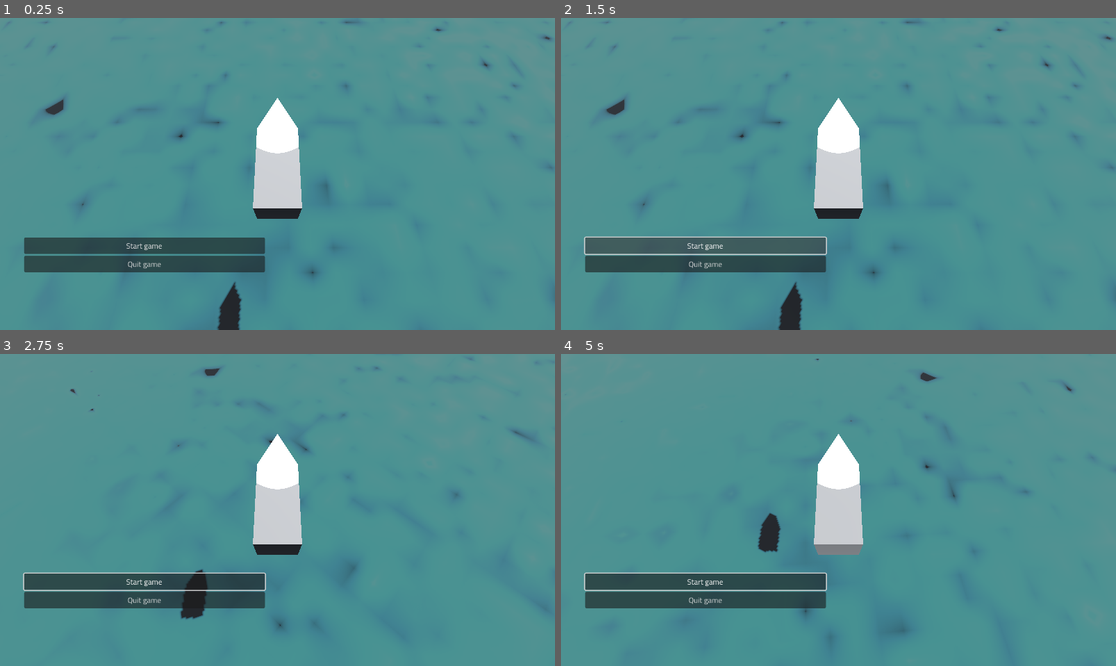
Above: before the commit, frames 1-4 (two rows, left to right).
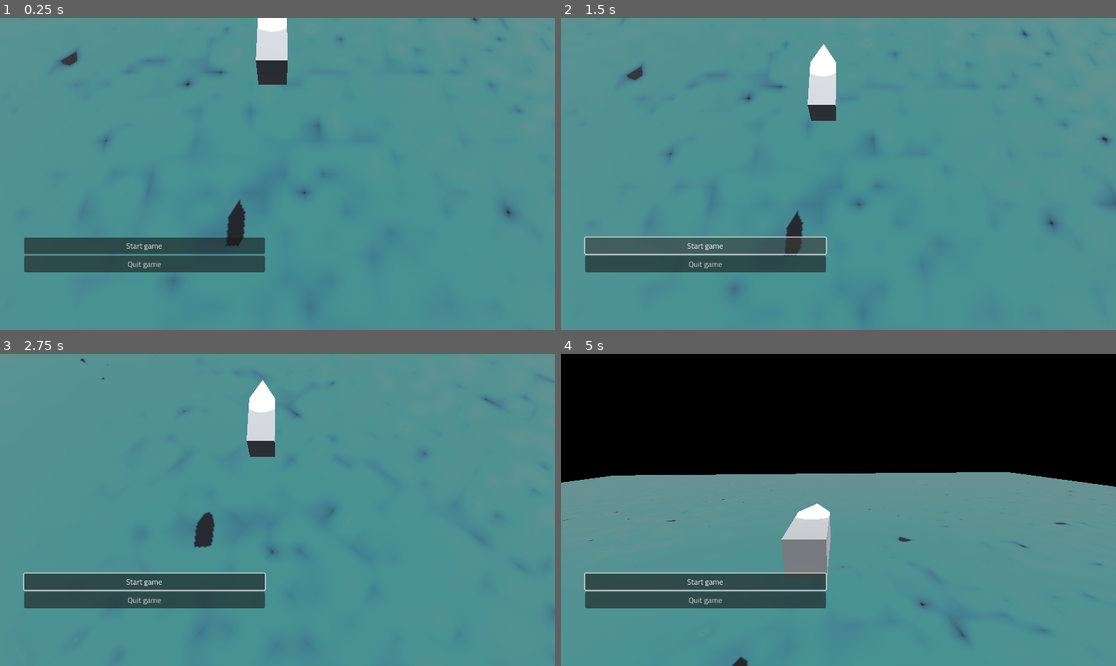
Above: after the commit, the same moments.

Repository: qkas/FGJ2025
Game: Godot game, scene res://scenes/sea/game.tscn
Two runs of this game, one before a commit and one after it. Both use one fixed random seed, a clock stepped at 60 frames per second and the inputs below.
Inputs (mouse positions are in pixels of both pictures, inside the frame that each line leads up to):
- Up to frame 1 (0.25 s): no input
- Up to frame 2 (1.5 s): click "Start game" at 0.5 s; click "Start game" at 1.25 s
- Up to frame 3 (2.75 s): tap Enter at 2 s; move the mouse to (399, 494) at 2.02 s; hold D (right) from 2.03 s (still down); hold C from 2.03 s (still down); click (399, 494) at 2.17 s
- Up to frame 4 (5 s): release D (right) at 2.75 s; release C at 2.75 s; drag from (727, 525) to (810, 572) at 2.77 s; move the mouse to (894, 441) at 3.52 s; hold D (right) 3.53-4.25 s; hold C 3.53-4.25 s; drag from (810, 572) to (672, 463) at 4.27 s

The runs differ from the first frame. In frame 1, 5.6% of the frame differs, in the area x 1-100%, y 0-100%; in frame 2, 5.4%; in frame 3, 5.1%; in frame 4, 48%, in the area x 0-100%, y 0-100%.
Error before the commit: Attempt to call function 'play' in base 'null instance' on a null instance. (res://entities/boat/boat.gd:26)

Commit message:
Boat scene updates

Diff:
--- a/entities/boat/boat.tscn
+++ b/entities/boat/boat.tscn
@@ -1,6 +1,83 @@
-[gd_scene load_steps=5 format=3 uid="uid://bcg8fh3r04t2h"]
+[gd_scene load_steps=9 format=3 uid="uid://bcg8fh3r04t2h"]
 
 [ext_resource type="Script" path="res://entities/boat/boat.gd" id="1_ofn0i"]
+
+[sub_resource type="GDScript" id="GDScript_vv3sf"]
+script/source = "extends Camera3D
+
+var camera_end_position : Vector3 = Vector3(0.6, 1.5, 1.28)
+var camera_end_rotation : Vector3 = Vector3.ZERO
+# Called when the node enters the scene tree for the first time.
+func _ready() -> void:
+	pass # Replace with function body.
+	var tween = create_tween()
+	tween.tween_property(self, \"position\", camera_end_position, 0.85)
+	tween.tween_property(self, \"rotation\", camera_end_rotation, 0.85)
+
+# Called every frame. 'delta' is the elapsed time since the previous frame.
+func _process(delta: float) -> void:
+	pass
+"
+
+[sub_resource type="Animation" id="Animation_hqcp6"]
+resource_name = "zoom_in"
+tracks/0/type = "value"
+tracks/0/imported = false
+tracks/0/enabled = true
+tracks/0/path = NodePath("..:rotation")
+tracks/0/interp = 1
+tracks/0/loop_wrap = true
+tracks/0/keys = {
+"times": PackedFloat32Array(0, 0.5, 1),
+"transitions": PackedFloat32Array(1, 1.18921, 1.18921),
+"update": 0,
+"values": [Vector3(-1.22173, 0, 0), Vector3(-0.610865, 0, 0), Vector3(0, 0, 0)]
+}
+tracks/1/type = "value"
+tracks/1/imported = false
+tracks/1/enabled = true
+tracks/1/path = NodePath("..:position")
+tracks/1/interp = 1
+tracks/1/loop_wrap = true
+tracks/1/keys = {
+"times": PackedFloat32Array(0, 0.5, 1),
+"transitions": PackedFloat32Array(1, 1, 1),
+"update": 0,
+"values": [Vector3(0, 4.73899, 6.7679), Vector3(0, 0.118093, 7.23137), Vector3(0.3, 1.054, 2.15)]
+}
+
+[sub_resource type="Animation" id="Animation_6rhgj"]
+length = 0.001
+tracks/0/type = "value"
+tracks/0/imported = false
+tracks/0/enabled = true
+tracks/0/path = NodePath("..:rotation")
+tracks/0/interp = 1
+tracks/0/loop_wrap = true
+tracks/0/keys = {
+"times": PackedFloat32Array(0),
+"transitions": PackedFloat32Array(1),
+"update": 0,
+"values": [Vector3(-1.22173, 0, 0)]
+}
+tracks/1/type = "value"
+tracks/1/imported = false
+tracks/1/enabled = true
+tracks/1/path = NodePath("..:position")
+tracks/1/interp = 1
+tracks/1/loop_wrap = true
+tracks/1/keys = {
+"times": PackedFloat32Array(0),
+"transitions": PackedFloat32Array(1),
+"update": 0,
+"values": [Vector3(0, 4.73899, 6.7679)]
+}
+
+[sub_resource type="AnimationLibrary" id="AnimationLibrary_0qrkx"]
+_data = {
+"RESET": SubResource("Animation_6rhgj"),
+"zoom_in": SubResource("Animation_hqcp6")
+}
 
 [sub_resource type="BoxMesh" id="BoxMesh_iksx1"]
 size = Vector3(1, 1, 2)
@@ -14,10 +91,16 @@
 script = ExtResource("1_ofn0i")
 
 [node name="CameraHolder" type="Node3D" parent="."]
-transform = Transform3D(1, 0, 0, 0, 0.906308, -0.422618, 0, 0.422618, 0.906308, 0, 0, 0)
+transform = Transform3D(1, 0, 0, 0, 0.34202, 0.939693, 0, -0.939693, 0.34202, 0, 4.73899, 6.7679)
 
 [node name="Camera3D" type="Camera3D" parent="CameraHolder"]
-transform = Transform3D(1, 0, 0, 0, -4.37114e-08, 1, 0, -1, -4.37114e-08, 0, 5, 0)
+script = SubResource("GDScript_vv3sf")
+
+[node name="AnimationPlayer" type="AnimationPlayer" parent="CameraHolder"]
+root_node = NodePath("../Camera3D")
+libraries = {
+"": SubResource("AnimationLibrary_0qrkx")
+}
 
 [node name="MeshInstance3D" type="MeshInstance3D" parent="."]
 mesh = SubResource("BoxMesh_iksx1")
